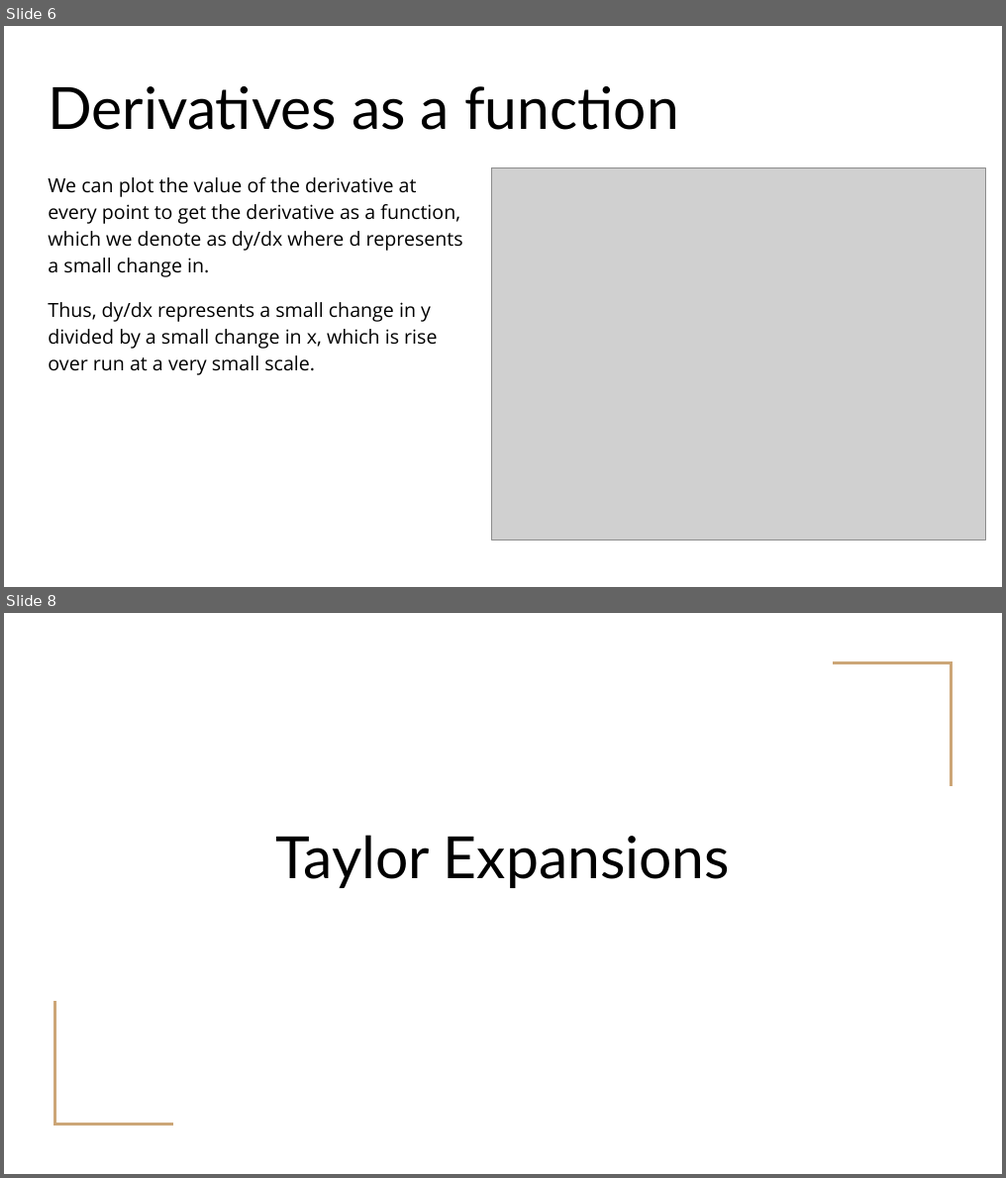
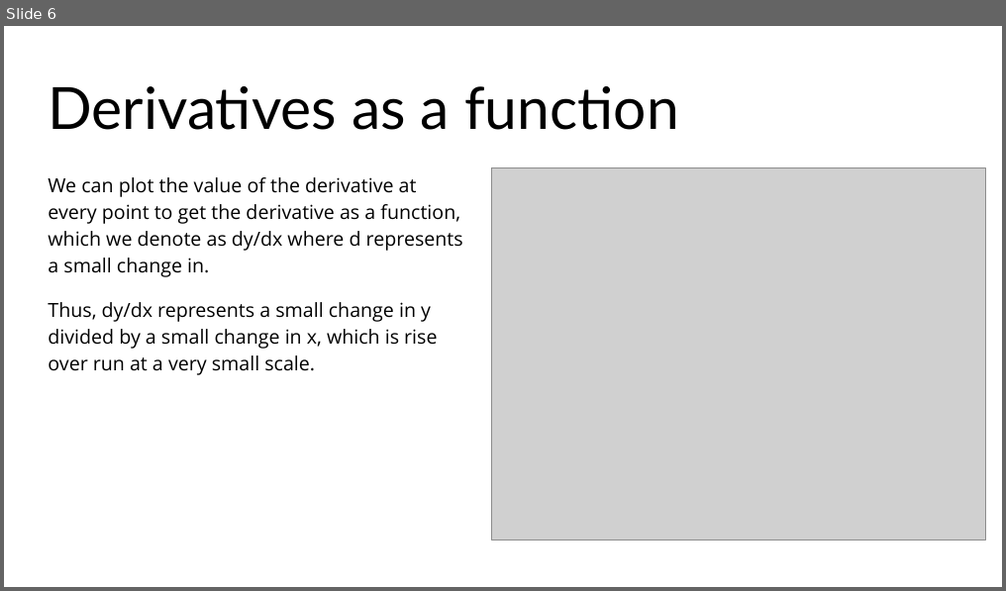
Before and after one commit to Sparks29032/Applied-Math-Website, a slide deck: docs/resources/slides/Survey of Calculus.pptx. Shown one above the other, each under a label of ours: slides 6 and 8 before the commit, slide 6 after it; the slides between them are not shown. The pictures are 1006x1178 and 1006x591 pixels, drawn with LibreOffice and Linux fonts; fonts in the diff are those of the drawing; grey boxes stand for pictures. Boxes give left, top, right and bottom in pixels: in the first picture for what was removed or moved away, otherwise in the second. Text is boxed around its words. In the diff, an @@ line names an element or a change of style, - is before the commit and + after.

```diff
--- a/docs/resources/slides/Survey of Calculus.pptx
+++ b/docs/resources/slides/Survey of Calculus.pptx
@@ slide 8 removed at (x1=4, y1=613, x2=1002, y2=1174), background #FFFFFF @@
@@ freeform shape removed at (x1=834, y1=663, x2=951, y2=785) @@
@@ title removed at (x1=276, y1=835, x2=730, y2=888) @@
-Taylor Expansions
@@ freeform shape removed at (x1=54, y1=1001, x2=172, y2=1124) @@
```
Also in this commit, not shown: 2 slides changed, 7 slides added, 5 other slides removed, 2 other files.
